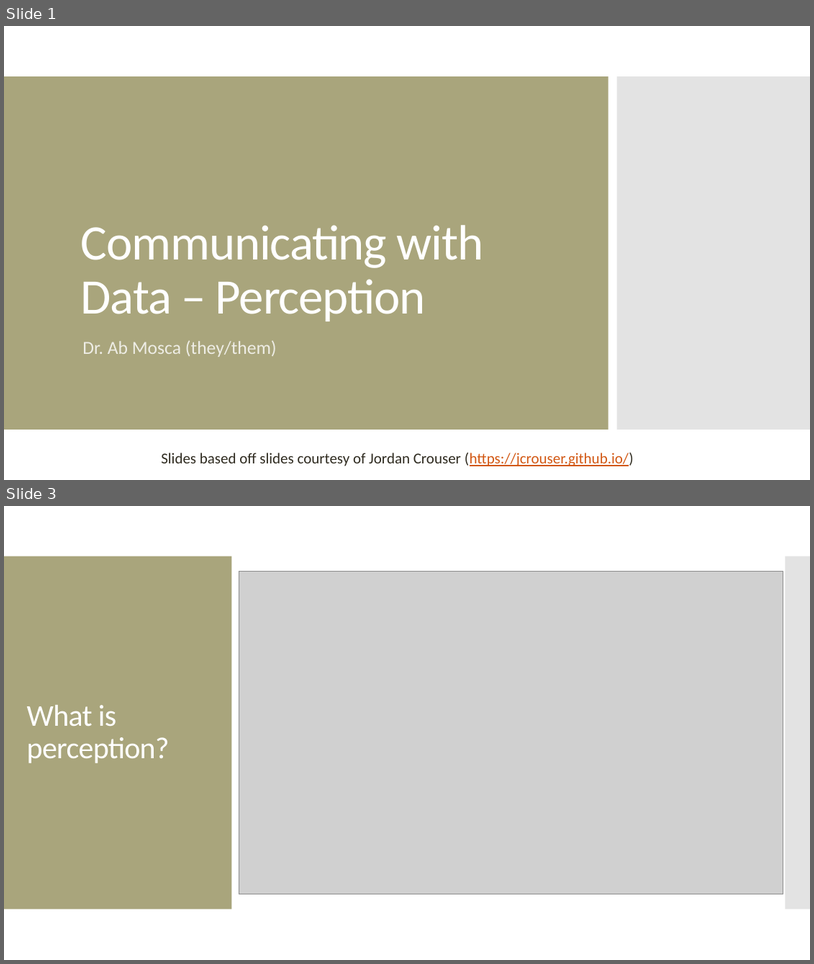
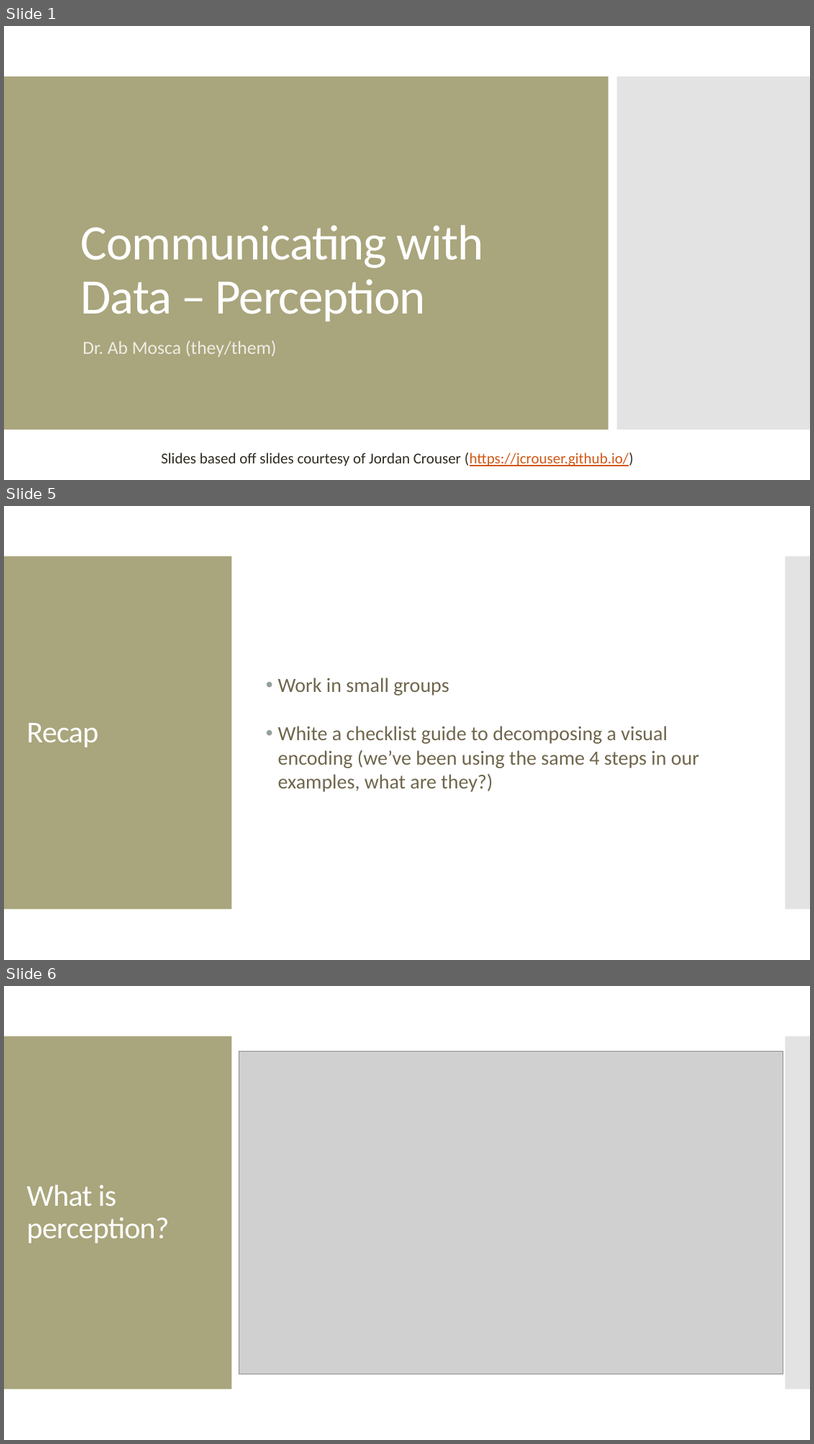
Before and after one commit to amosca01/SDS-CSC109, a slide deck: slides/04-perception.pptx. Shown one above the other, each under a label of ours: slides 1 and 3 before the commit, slides 1, 5 and 6 after it; the slides between them are not shown. The pictures are 814x964 and 814x1444 pixels, drawn with LibreOffice and Linux fonts; fonts in the diff are those of the drawing; grey boxes stand for pictures. Boxes give left, top, right and bottom in pixels: in the first picture for what was removed or moved away, otherwise in the second. Text is boxed around its words. In the diff, an @@ line names an element or a change of style, - is before the commit and + after.

```diff
--- a/slides/04-perception.pptx
+++ b/slides/04-perception.pptx
@@ slide 5 added at (4,506,810,960), background #FFFFFF; not listed: 2 template elements that a slide beside it also shows @@
@@ text added at (278,677,700,792), 24 pt, text #6F664C @@
+• Work in small groups
+• White a checklist guide to decomposing a visual encoding (we’ve been using the same 4 steps in our examples, what are they?)
@@ title added at (27,723,99,747), 36 pt, text #FFFFFF @@
+Recap
@@ what was slide 3 is now slide 6 @@
```
Also in this commit, not shown: 1 slide changed, 2 other slides added, 4 other files.
